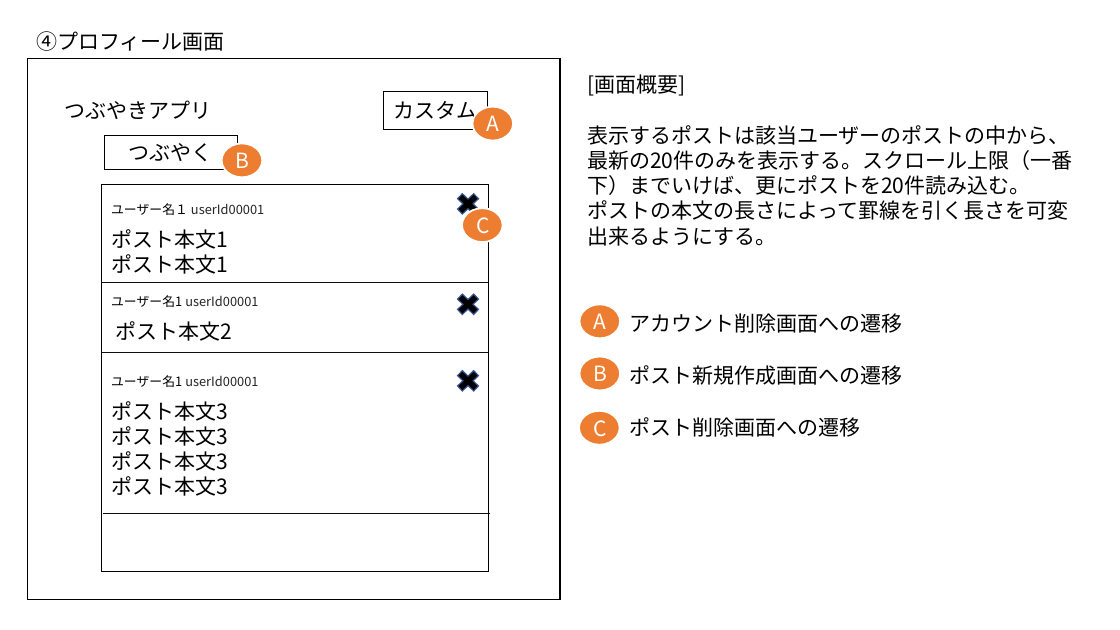
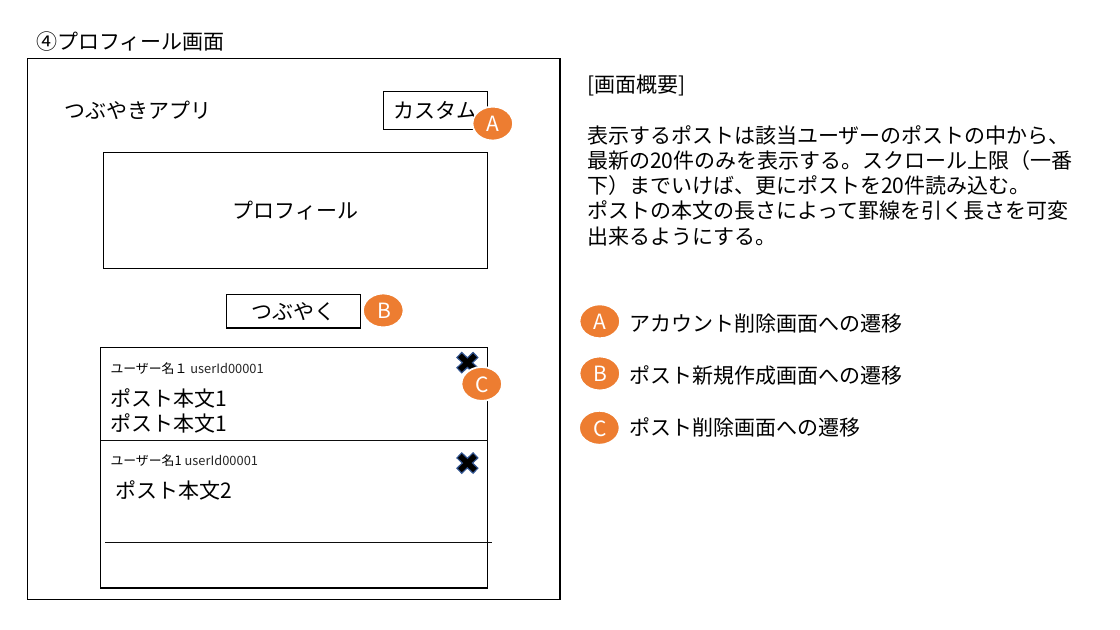
Before and after one commit to developer2239/Tsubuyaki, a slide deck: slide 6 of 設計/画面遷移設計.pptx. Drawn at 1120x630 pixels with LibreOffice and Linux fonts; fonts in the diff are those of the drawing. Boxes give left, top, right and bottom in pixels: in the first picture for what was removed or moved away, otherwise in the second. Text is boxed around its words. In the diff, an @@ line names an element or a change of style, - is before the commit and + after.

```diff
--- a/設計/画面遷移設計.pptx
+++ b/設計/画面遷移設計.pptx
@@ rectangle added at (103, 152, 488, 268), fill #FFFFFF, outline #000000 1 pt, 18 pt, text #000000 @@
+プロフィール
@@ rectangle "つぶやく": place and size @@
-rectangle "つぶやく" at (104, 135, 238, 169)
+rectangle "つぶやく" at (227, 294, 360, 328)
@@ ellipse "B": place and size @@
-ellipse "B" at (222, 144, 262, 177)
+ellipse "B" at (363, 293, 403, 327)
@@ rectangle: place and size @@
-rectangle at (101, 185, 488, 571)
+rectangle at (101, 348, 488, 588)
@@ 4 texts, 2 crosses, 1 ellipse, 1 line: place and size @@
-4 texts, 2 crosses, 1 ellipse, 1 line at (101, 189, 502, 341)
+4 texts, 2 crosses, 1 ellipse, 1 line at (101, 348, 502, 500)
@@ text removed at (111, 375, 258, 387) @@
-ユーザー名1 userId00001
@@ cross removed at (453, 366, 484, 396) @@
@@ text removed at (111, 401, 228, 496) @@
-ポスト本文3
-ポスト本文3
-ポスト本文3
-ポスト本文3
@@ line removed from (103, 513) to (490, 513) @@
@@ line moved from (101, 352) - (488, 352) to (105, 543) - (492, 543) @@
```
Also in this commit, not shown: 1 other slide changed, 3 other files.
